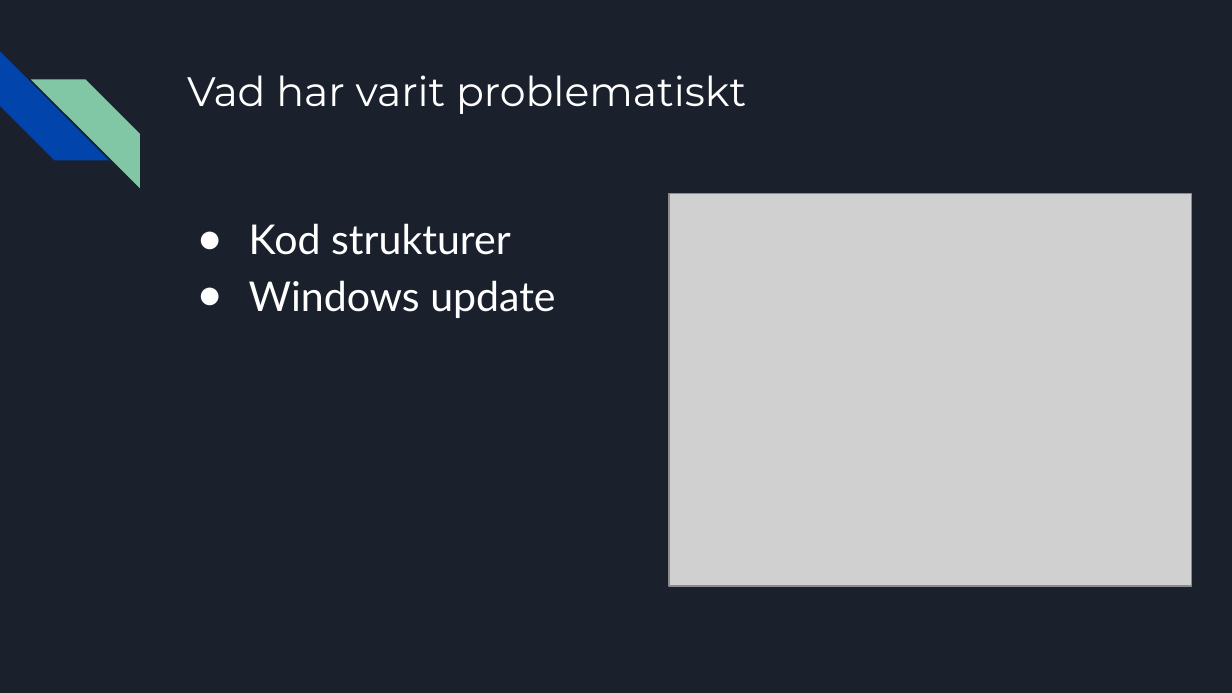
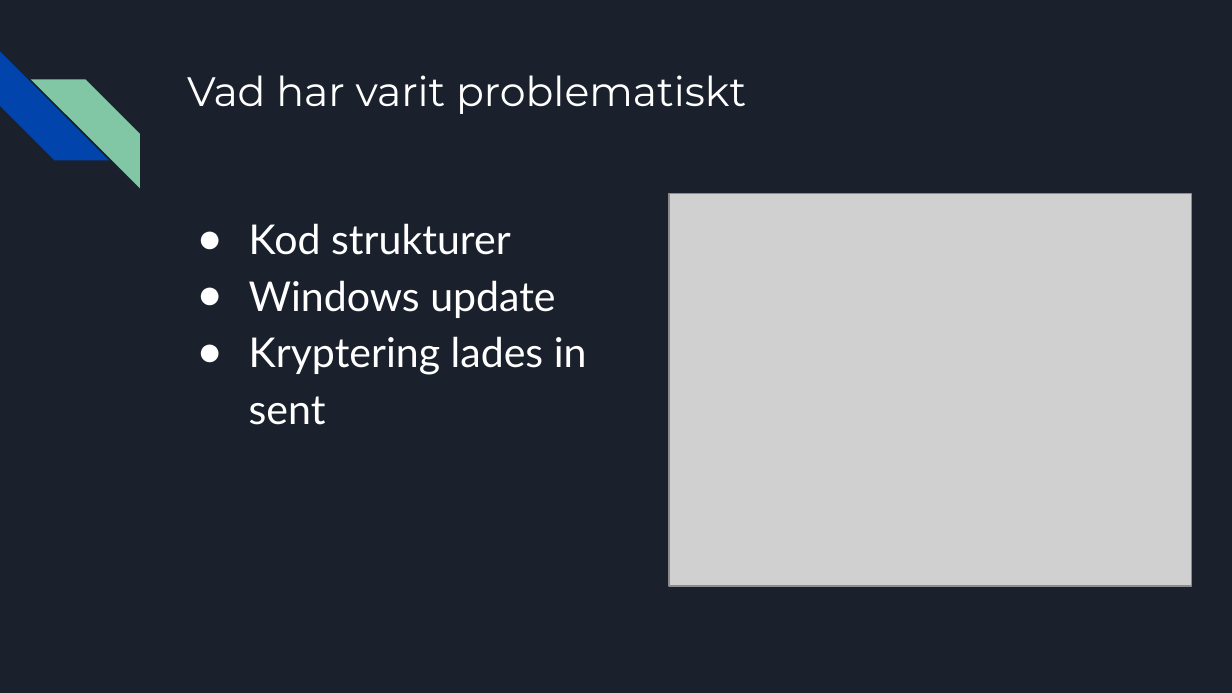
Before and after one commit to deskavaenkelt/CampusMolndal, a slide deck: slide 6 of Inlämningsuppgift 3 Datalogi - Grupp 2 (1).pptx (slide 8 before the commit). Drawn at 1232x693 pixels with LibreOffice and Linux fonts; fonts in the diff are those of the drawing; grey boxes stand for pictures. Boxes give left, top, right and bottom in pixels: in the first picture for what was removed or moved away, otherwise in the second. Text is boxed around its words. In the diff, an @@ line names an element or a change of style, - is before the commit and + after.

```diff
--- a/Inlämningsuppgift 3 Datalogi - Grupp 2 (1).pptx
+++ b/Inlämningsuppgift 3 Datalogi - Grupp 2 (1).pptx
@@ text at <box>249,336,587,425</box>: paragraph added @@
+● Kryptering lades in sent
```
Also in this commit, not shown: 2 slides removed, 4 other files.
